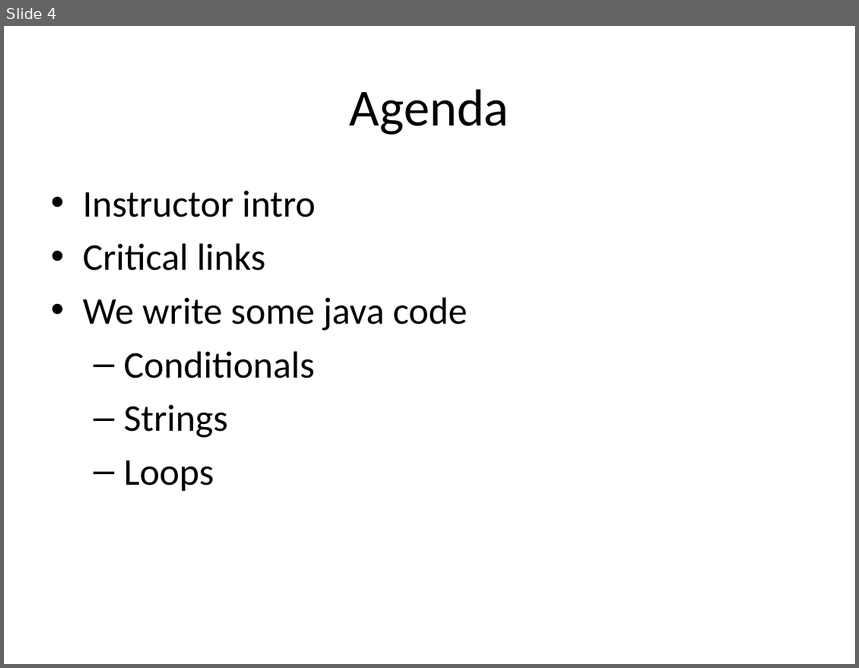
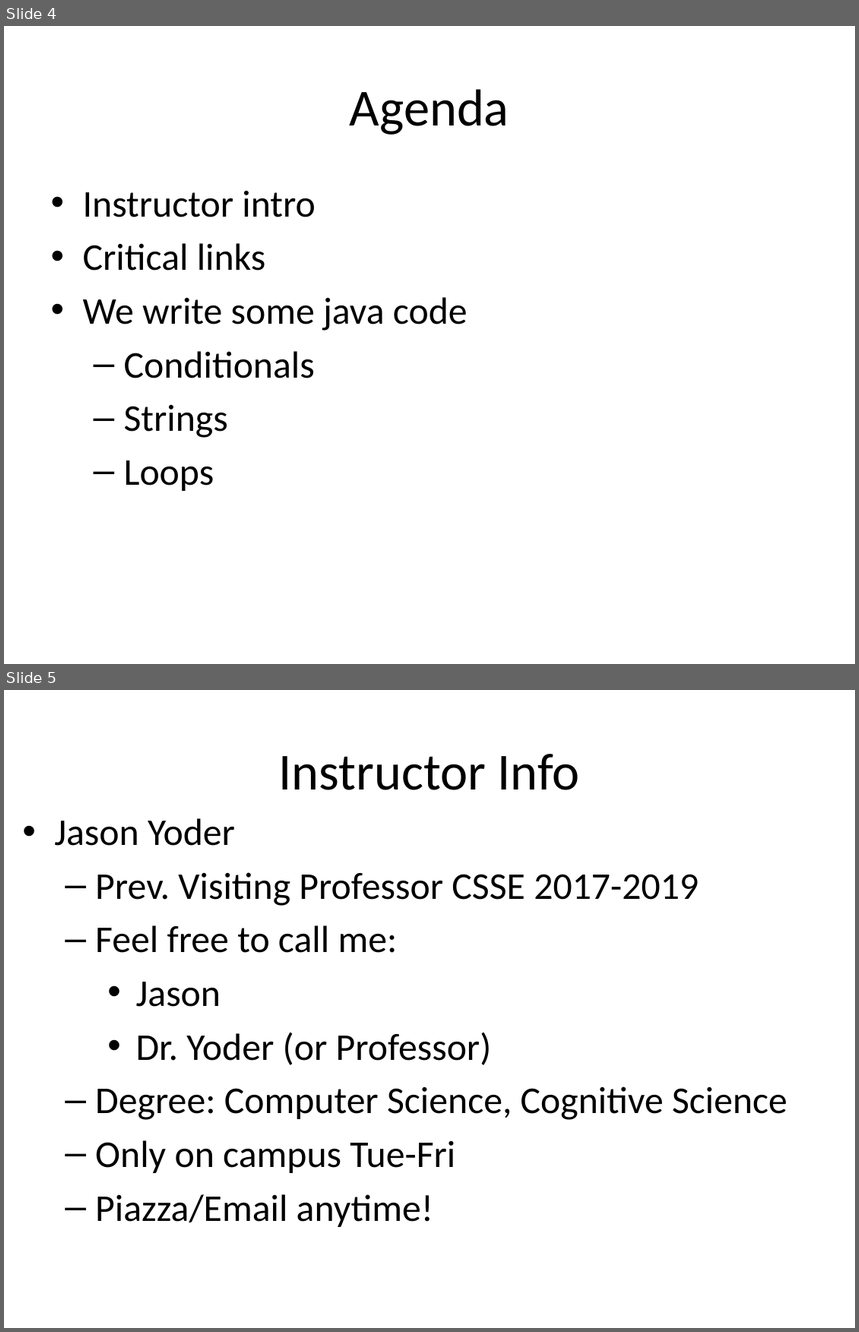
Before and after one commit to RHIT-CSSE/csse220, a slide deck: ClassMaterials/JavaIntro/Slides/JavaIntro.pptx. Shown one above the other, each under a label of ours: slide 4 before the commit, slides 4 and 5 after it. The pictures are 859x668 and 859x1332 pixels, drawn with LibreOffice and Linux fonts; fonts in the diff are those of the drawing. Boxes give left, top, right and bottom in pixels: in the first picture for what was removed or moved away, otherwise in the second. Text is boxed around its words. In the diff, an @@ line names an element or a change of style, - is before the commit and + after.

```diff
--- a/ClassMaterials/JavaIntro/Slides/JavaIntro.pptx
+++ b/ClassMaterials/JavaIntro/Slides/JavaIntro.pptx
@@ slide 5 added at (4, 690, 855, 1328), background #FFFFFF @@
@@ title added at (278, 754, 580, 790), 44 pt, text #000000 @@
+Instructor Info
@@ text added at (54, 818, 788, 1227), 32 pt, text #000000 @@
+• Jason Yoder
+  – Prev. Visiting Professor CSSE 2017-2019
+  – Feel free to call me:
+    • Jason
+    • Dr. Yoder (or Professor)
+  – Degree: Computer Science, Cognitive Science
+  – Only on campus Tue-Fri
+  – Piazza/Email anytime!
```
Also in this commit, not shown: 6 slides changed, 4 other slides added.
